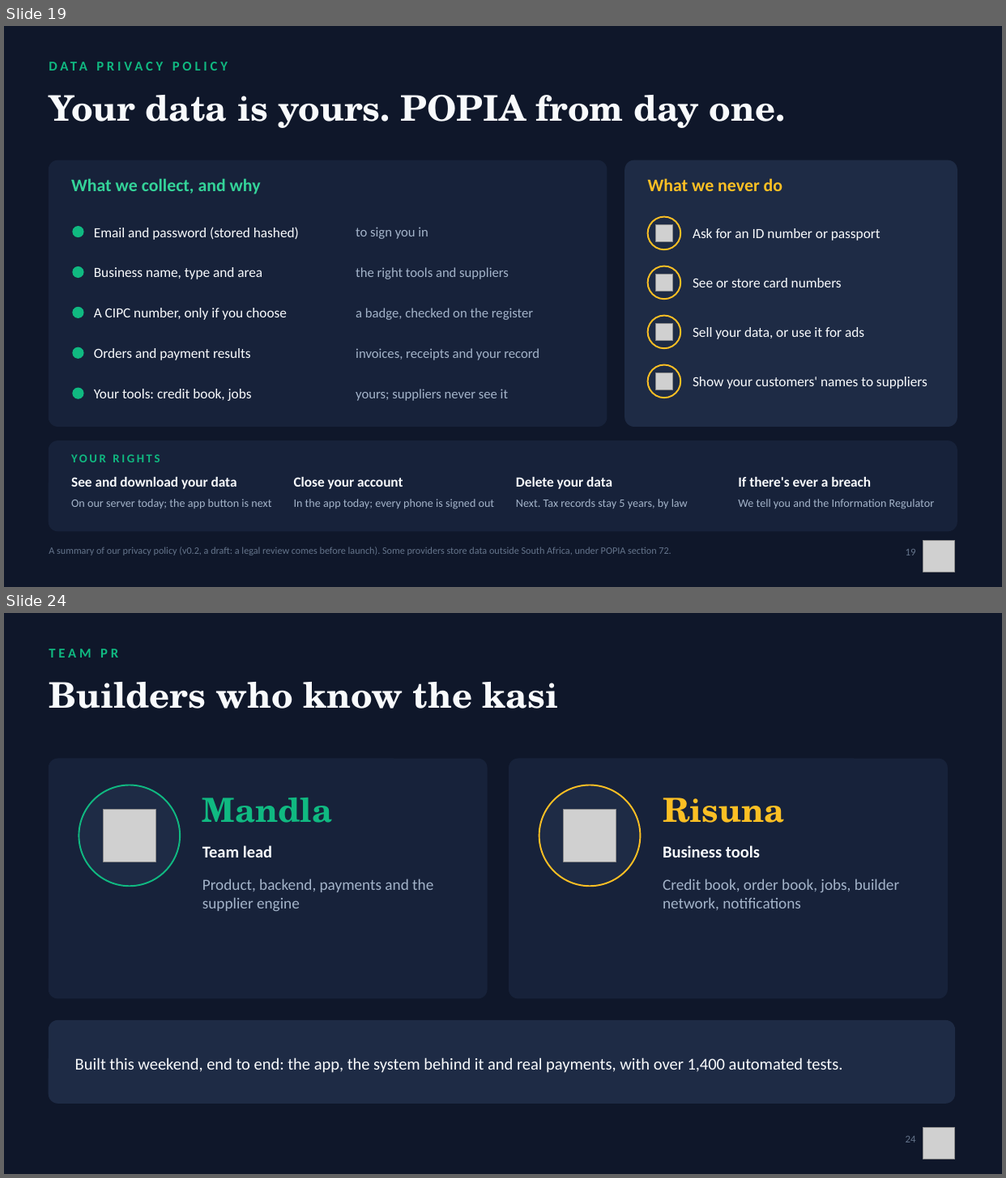
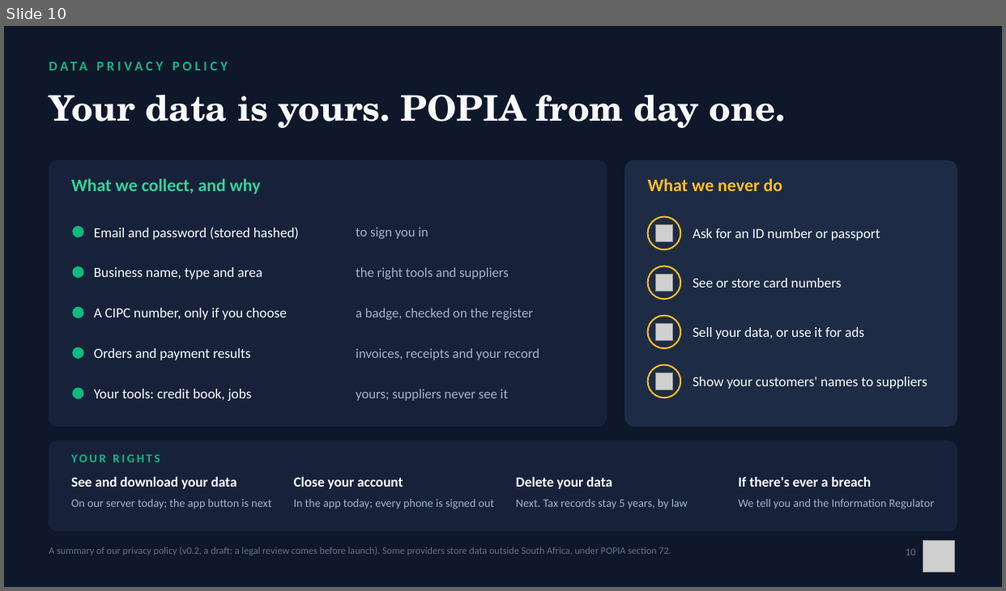
Before and after one commit to Mandla78/KasiFlow, a slide deck: docs/submission/05_final_submission/Akayza_Pitch_TeamPR.pptx. Shown one above the other, each under a label of ours: slides 19 and 24 before the commit, slide 10 after it; the slides between them are not shown. The pictures are 1006x1178 and 1006x591 pixels, drawn with LibreOffice and Linux fonts; fonts in the diff are those of the drawing; grey boxes stand for pictures. Boxes give left, top, right and bottom in pixels: in the first picture for what was removed or moved away, otherwise in the second. Text is boxed around its words. In the diff, an @@ line names an element or a change of style, - is before the commit and + after.

```diff
--- a/docs/submission/05_final_submission/Akayza_Pitch_TeamPR.pptx
+++ b/docs/submission/05_final_submission/Akayza_Pitch_TeamPR.pptx
@@ slide 24 removed at <box>4,613,1002,1174</box>, background #0F172A @@
@@ text removed at <box>49,649,118,658</box> @@
-TEAM PR
@@ text removed at <box>49,682,559,709</box> @@
-Builders who know the kasi
@@ rounded rectangle removed at <box>49,759,487,999</box> @@
@@ rounded rectangle removed at <box>509,759,948,999</box> @@
@@ ellipse removed at <box>79,786,180,886</box> @@
@@ text removed at <box>202,798,332,823</box> @@
-Mandla
@@ ellipse removed at <box>539,786,641,886</box> @@
@@ text removed at <box>663,798,785,823</box> @@
-Risuna
@@ picture removed at <box>103,809,155,862</box> @@
@@ picture removed at <box>563,809,616,862</box> @@
@@ text removed at <box>202,845,272,858</box> @@
-Team lead
@@ text removed at <box>663,845,760,858</box> @@
-Business tools
@@ text removed at <box>202,879,433,911</box> @@
-Product, backend, payments and the supplier engine
@@ text removed at <box>663,879,899,910</box> @@
-Credit book, order book, jobs, builder network, notifications
@@ rounded rectangle removed at <box>49,1021,955,1103</box> @@
@@ text removed at <box>75,1058,843,1073</box> @@
-Built this weekend, end to end: the app, the system behind it and real payments, with over 1,400 automated tests.
@@ text removed at <box>906,1136,916,1143</box> @@
-24
@@ picture removed at <box>923,1128,955,1160</box> @@
@@ what was slide 19 is now slide 10 @@
@@ slide 10 changed as well @@
@@ text at <box>906,549,916,556</box>: text changed @@
-19
+10
```
Also in this commit, not shown: 8 other slides changed, 14 other slides removed, 6 other files.
